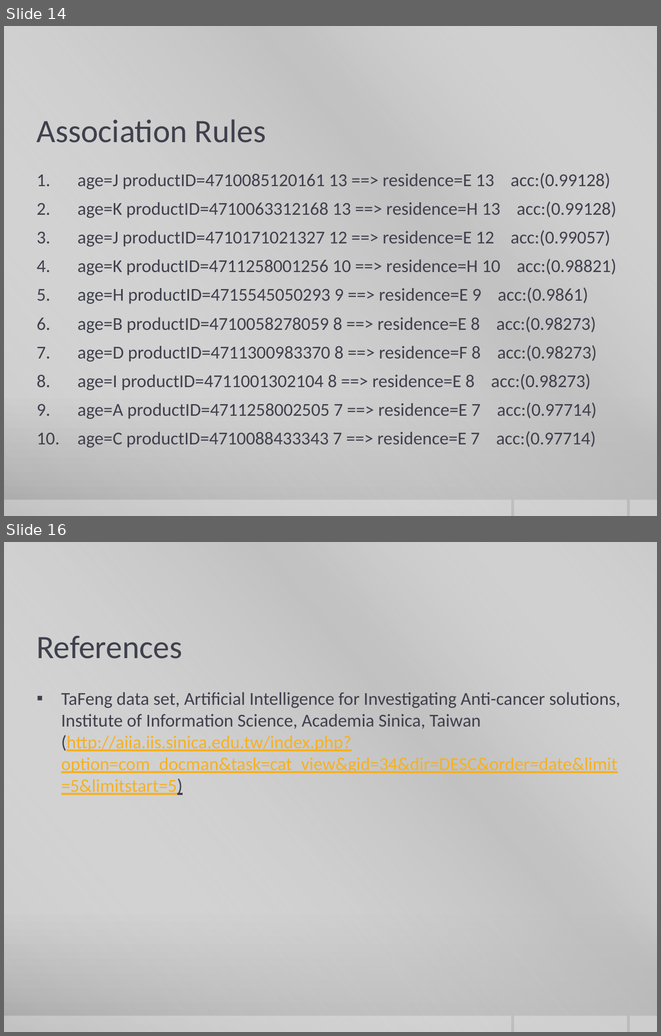
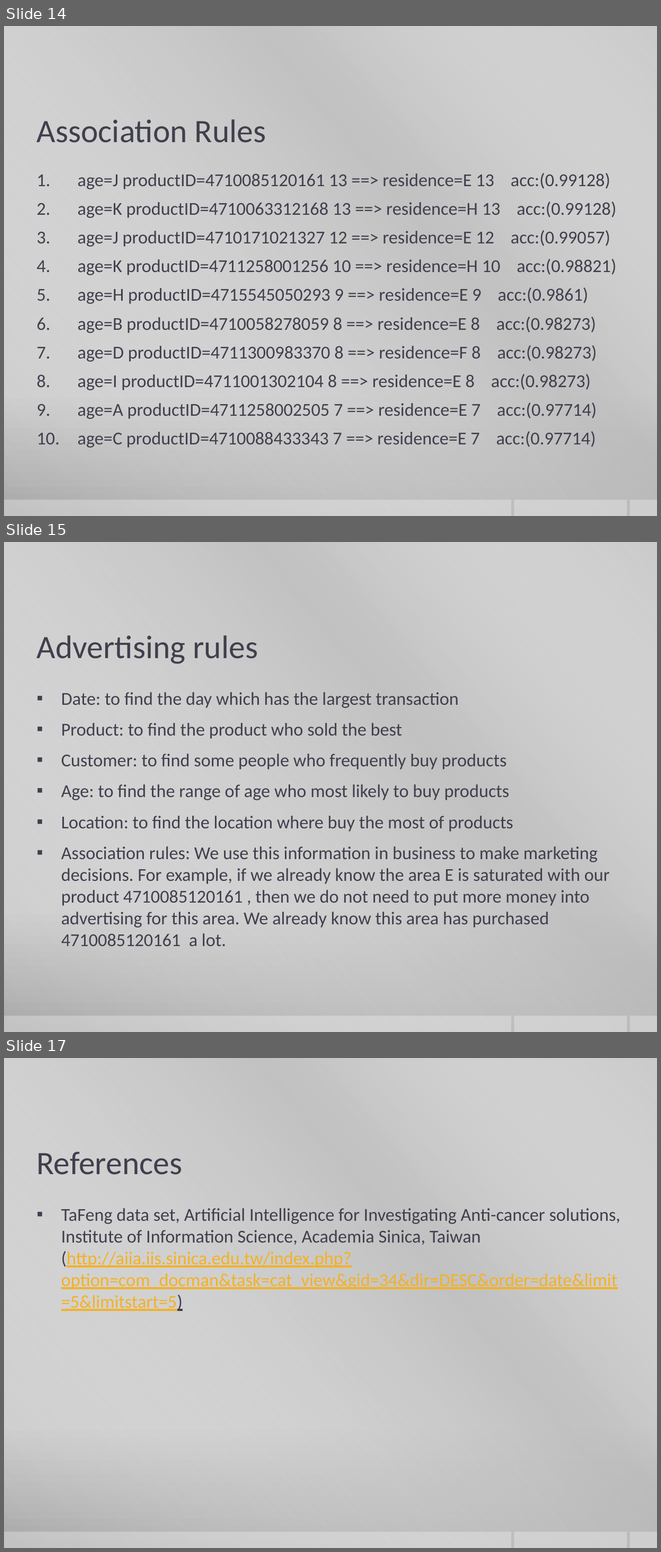
Before and after one commit to curtiskelsey/CS8370Group, a slide deck: Advertising Positioning.pptx. Shown one above the other, each under a label of ours: slides 14 and 16 before the commit, slides 14, 15 and 17 after it; the slides between them are not shown. The pictures are 661x1036 and 661x1552 pixels, drawn with LibreOffice and Linux fonts; fonts in the diff are those of the drawing; background and template pictures are left out. Boxes give left, top, right and bottom in pixels: in the first picture for what was removed or moved away, otherwise in the second. Text is boxed around its words. In the diff, an @@ line names an element or a change of style, - is before the commit and + after.

Commit message:
presentation updates

```diff
--- a/Advertising Positioning.pptx
+++ b/Advertising Positioning.pptx
@@ slide 15 added at [4,542,657,1032], background gradient #CBCBCB to #C8C8C8 to #A7A7A7; not listed: 4 template elements that a slide beside it also shows @@
@@ title added at [37,635,258,664], 36 pt, text #3F3F4D @@
+Advertising rules
@@ text added at [61,692,610,946], 20 pt, text #3F3F4D @@
+▪ Date: to find the day which has the largest transaction
+▪ Product: to find the product who sold the best
+▪ Customer: to find some people who frequently buy products
+▪ Age: to find the range of age who most likely to buy products
+▪ Location: to find the location where buy the most of products
+▪ Association rules: We use this information in business to make marketing decisions. For example, if we already know the area E is saturated with our product 4710085120161 , then we do not need to put more money into advertising for this area. We already know this area has purchased 4710085120161 a lot.
@@ what was slide 16 is now slide 17 @@
```
Also in this commit, not shown: 2 other slides added, 2 slides removed.
